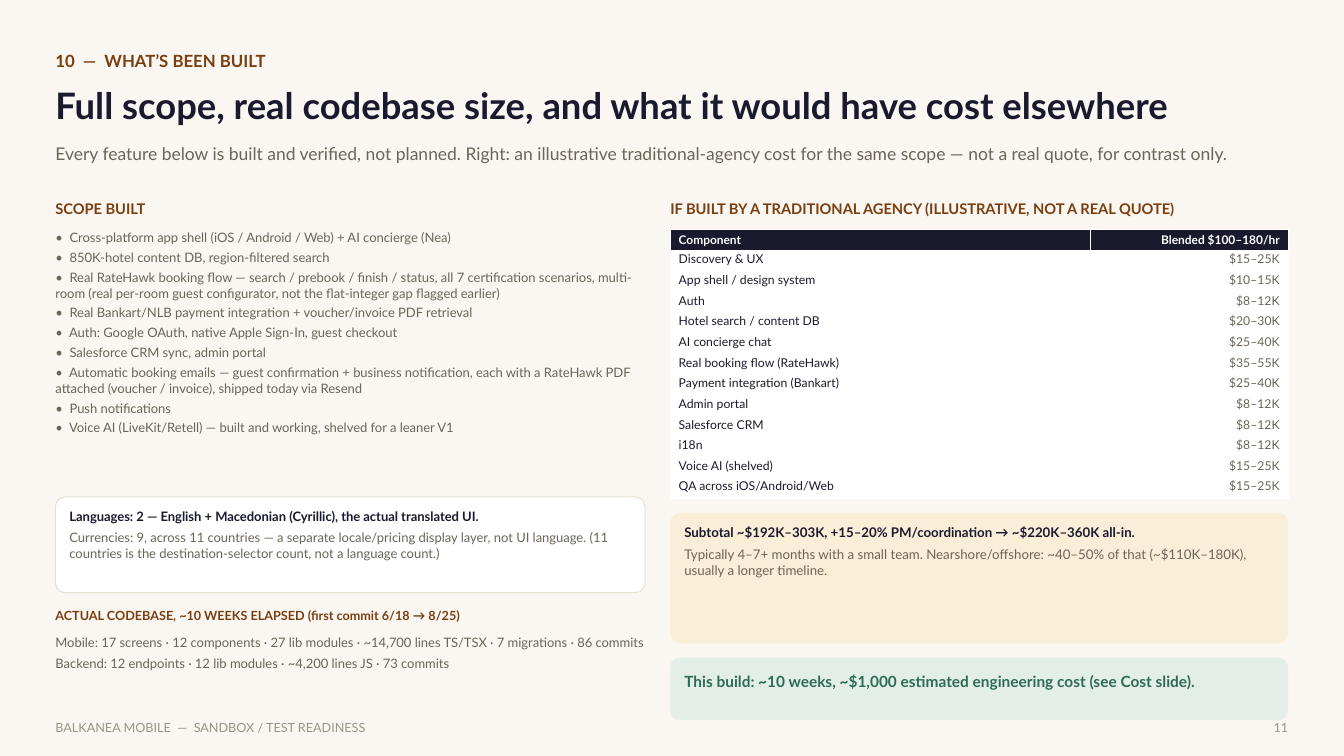
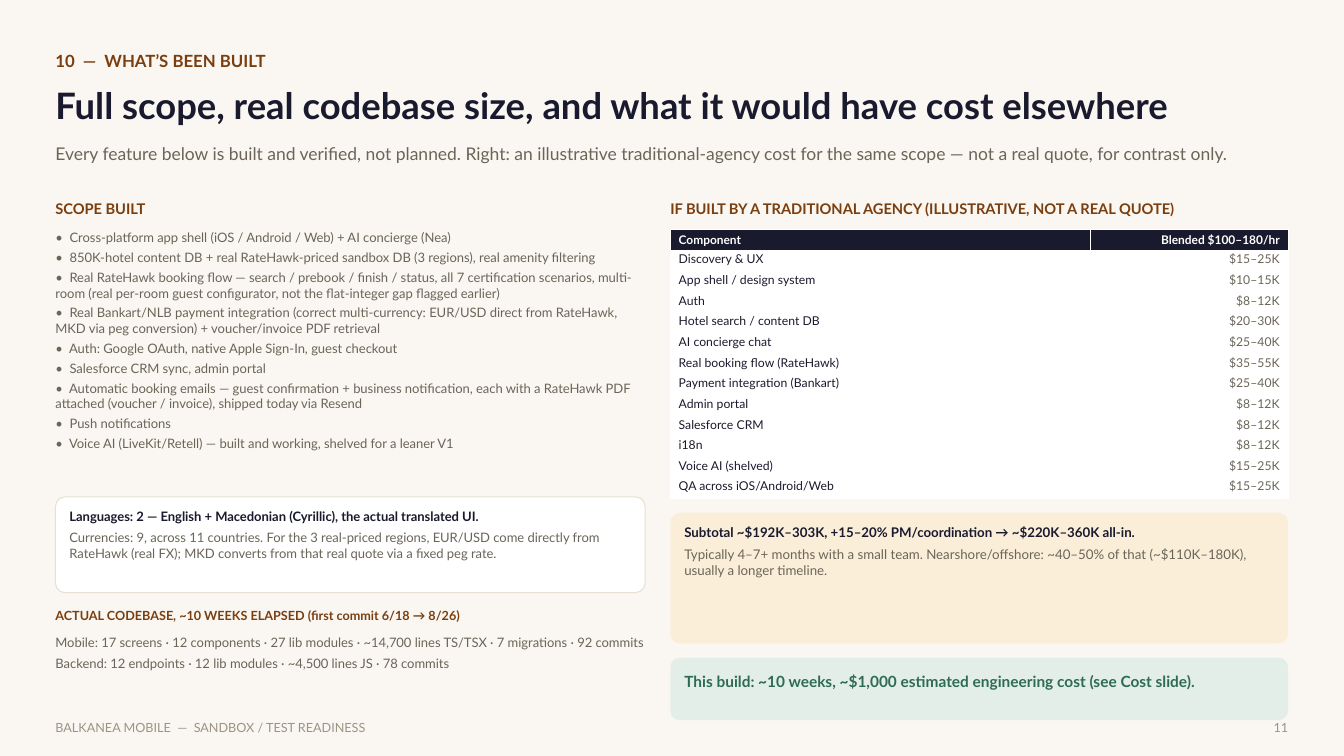
Before and after one commit to rweale-ai/balkanea-mobile, a slide deck: slide 11 of decks/Balkanea-Mobile-Sandbox-Readiness-Update.pptx. Drawn at 1344x756 pixels with LibreOffice and Linux fonts; fonts in the diff are those of the drawing. Boxes give left, top, right and bottom in pixels: in the first picture for what was removed or moved away, otherwise in the second. Text is boxed around its words. In the diff, an @@ line names an element or a change of style, - is before the commit and + after.

```diff
--- a/decks/Balkanea-Mobile-Sandbox-Readiness-Update.pptx
+++ b/decks/Balkanea-Mobile-Sandbox-Readiness-Update.pptx
@@ text at (70,252,596,265): text changed @@
-• 850K-hotel content DB, region-filtered search
+• 850K-hotel content DB + real RateHawk-priced sandbox DB (3 regions), real amenity filtering
@@ text at (55,307,617,336): text changed @@
-• Real Bankart/NLB payment integration + voucher/invoice PDF retrieval
+• Real Bankart/NLB payment integration (correct multi-currency: EUR/USD direct from RateHawk, MKD via peg conversion) + voucher/invoice PDF retrieval
@@ text at (69,532,600,561): text changed @@
-Currencies: 9, across 11 countries — a separate locale/pricing display layer, not UI language. (11 countries is the destination-selector count, not a language count.)
+Currencies: 9, across 11 countries. For the 3 real-priced regions, EUR/USD come directly from RateHawk (real FX); MKD converts from that real quote via a fixed peg rate.
@@ text at (55,637,644,670): text changed @@
-Mobile: 17 screens · 12 components · 27 lib modules · ~14,700 lines TS/TSX · 7 migrations · 86 commits
-Backend: 12 endpoints · 12 lib modules · ~4,200 lines JS · 73 commits
+Mobile: 17 screens · 12 components · 27 lib modules · ~14,700 lines TS/TSX · 7 migrations · 92 commits
+Backend: 12 endpoints · 12 lib modules · ~4,500 lines JS · 78 commits
```
Also in this commit, not shown: 5 other slides changed, 1 slide added, 26 other files.
